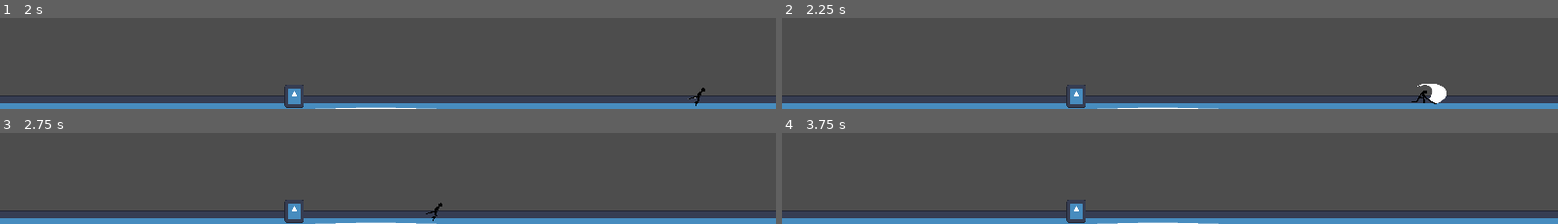
Above: before the commit, frames 1-4 (two rows, left to right).
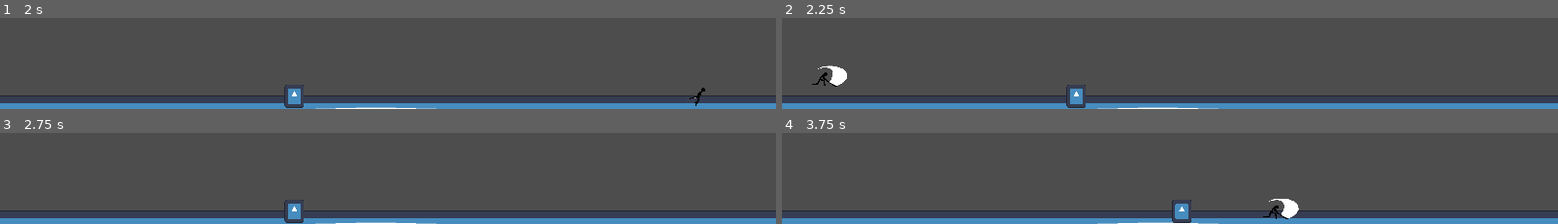
Above: after the commit, the same moments.

Repository: tyomhak/RedEyeSamurai-gd
Game: Godot game, scene res://scenes/levels/test_level.tscn
Two runs of this game, one before a commit and one after it. Both use one fixed random seed, a clock stepped at 60 frames per second and the inputs below. The engine's default icon, where the game draws it, is replaced by a stand-in: a white triangle on a blue panel in a dark square.
Inputs (mouse positions are in pixels of both pictures, inside the frame that each line leads up to):
- Up to frame 1 (2 s): tap Enter at 0.5 s; move the mouse to (outside the picture) at 0.52 s; hold D (right) from 0.53 s (still down); click (outside the picture) at 0.6 s; tap Space (jump) at 0.77, 1.52 s; move the mouse to (outside the picture) at 1.27 s; click (outside the picture) at 1.35 s
- Up to frame 2 (2.25 s): tap R (restart, bound only after the commit) at 2 s; move the mouse to (outside the picture) at 2.02 s; release D (right) at 2.03 s; hold A (left) from 2.03 s (still down); click (outside the picture) at 2.1 s
- Up to frame 3 (2.75 s): keep holding A (left)
- Up to frame 4 (3.75 s): tap R (restart, bound only after the commit) at 2.75 s; move the mouse to (outside the picture) at 2.77 s; release A (left) at 2.78 s; hold D (right) from 2.78 s (still down); click (outside the picture) at 2.85 s; tap Space (jump) at 3.02 s; move the mouse to (outside the picture) at 3.52 s; click (outside the picture) at 3.6 s

Frame 1 is identical in both runs. In frame 2, 1.0% of the frame differs, in the area x 3-86%, y 52-95%; in frame 3, less than 0.1%; in frame 4, 1.3%, in the area x 36-67%, y 72-99%.

Commit message:
Add quick-restart (R)

Diff:
--- a/project.godot
+++ b/project.godot
@@ -41,6 +41,11 @@
 "events": [Object(InputEventMouseButton,"resource_local_to_scene":false,"resource_name":"","device":-1,"window_id":0,"a …(256 unchanged characters)…
 ]
 }
+restart={
+"deadzone": 0.5,
+"events": [Object(InputEventKey,"resource_local_to_scene":false,"resource_name":"","device":-1,"window_id":0,"alt_pressed":false,"shift_pressed":false,"ctrl_pressed":false,"meta_pressed":false,"pressed":false,"keycode":0,"physical_keycode":82,"key_label":0,"unicode":114,"echo":false,"script":null)
+]
+}
 
 [layer_names]
 
--- a/src/managers/level_manager.gd
+++ b/src/managers/level_manager.gd
@@ -5,3 +5,7 @@
 
 func debug_print():
 	print("player_damaged")
+
+func _process(_delta):
+	if Input.is_action_just_pressed("restart"):
+		restart_level()
